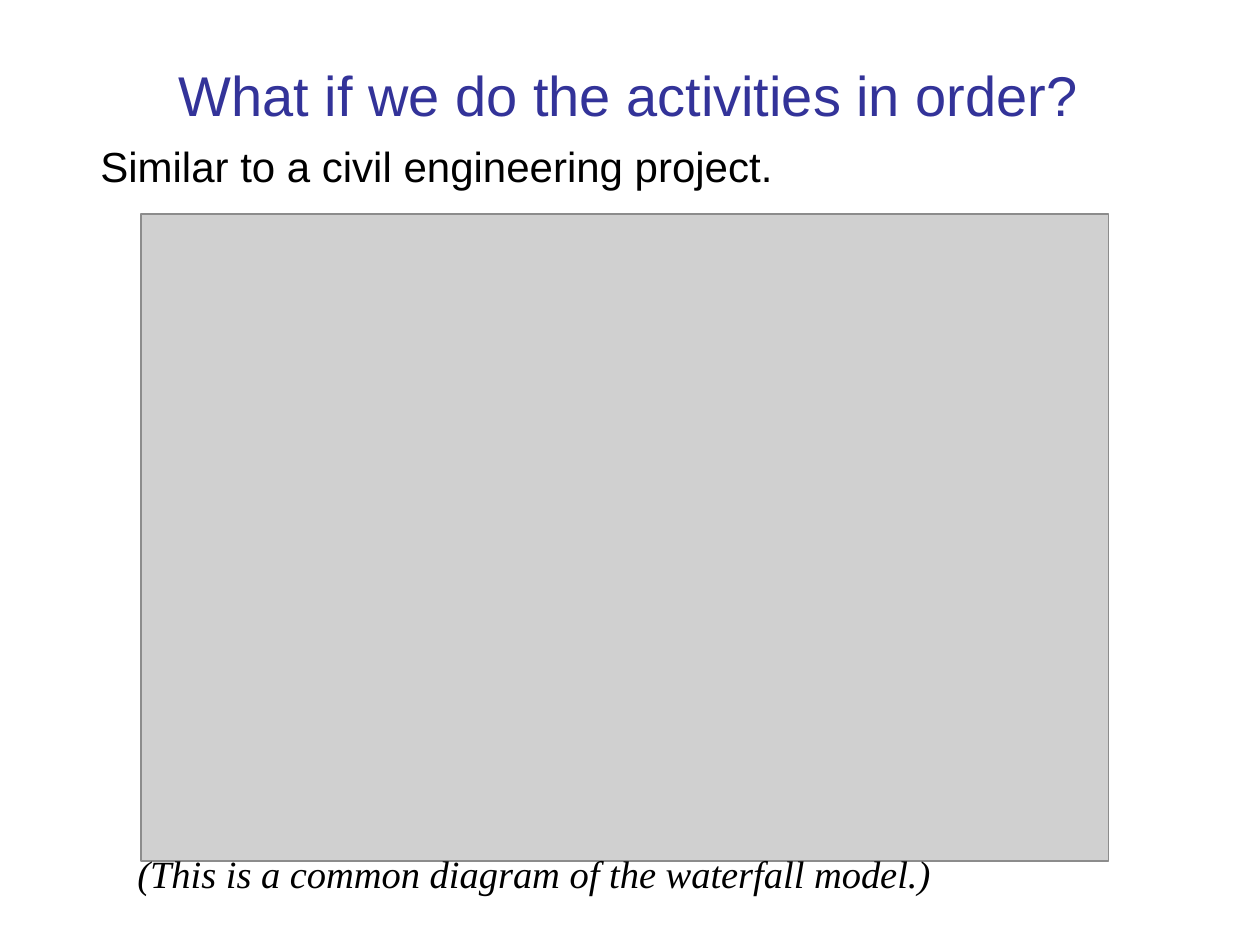
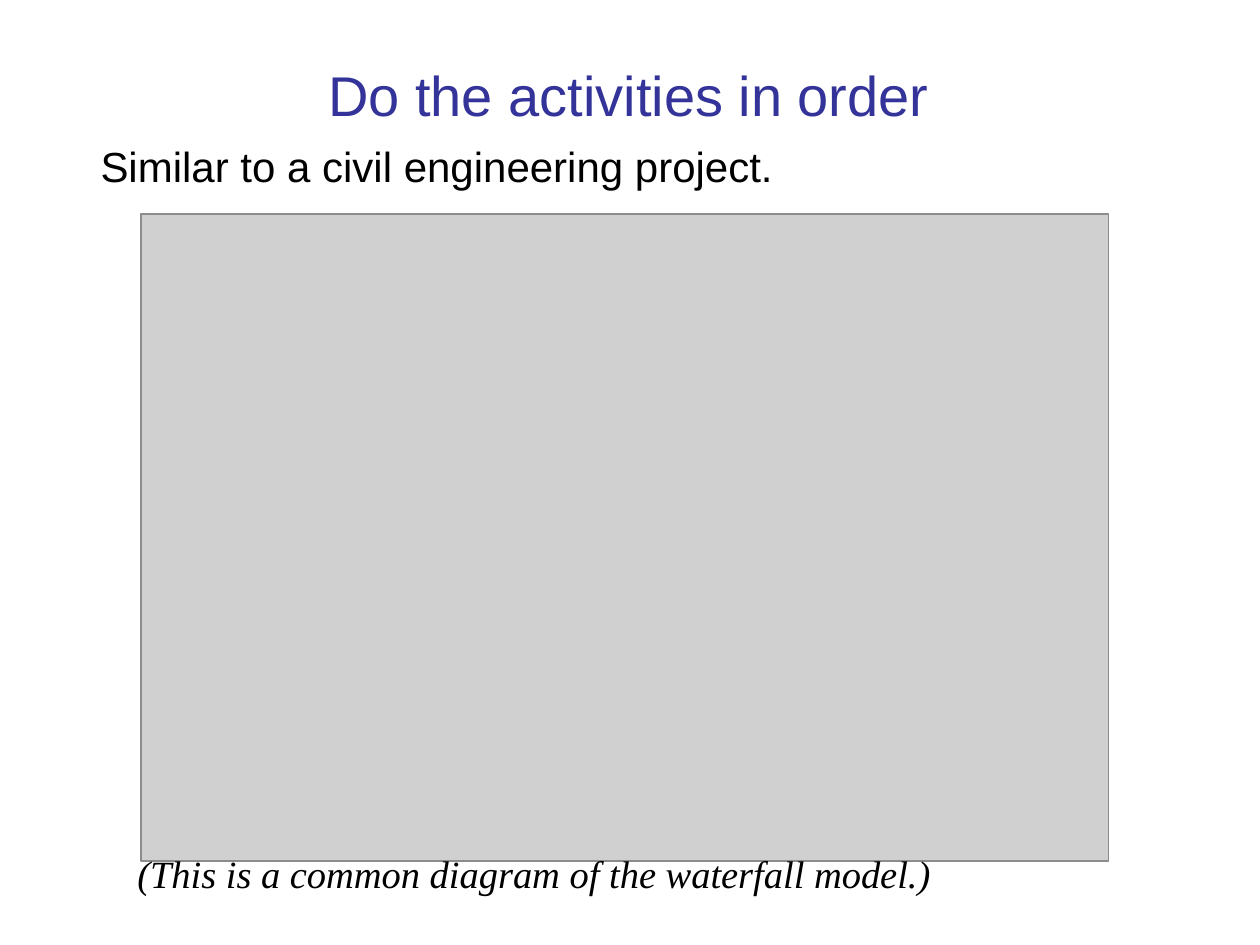
Before and after one commit to cpske/ISP, a slide deck: slide 28 of software-process/Introduction-software-process.ppt (slide 27 before the commit). Drawn at 1260x945 pixels with LibreOffice and Linux fonts; fonts in the diff are those of the drawing; grey boxes stand for pictures. Boxes give left, top, right and bottom in pixels: in the first picture for what was removed or moved away, otherwise in the second. Text is boxed around its words. In the diff, an @@ line names an element or a change of style, - is before the commit and + after.

```diff
--- a/software-process/Introduction-software-process.ppt
+++ b/software-process/Introduction-software-process.ppt
@@ title at box(328, 75, 929, 117): text changed @@
-What if we do the activities in order?
+Do the activities in order
```
Also in this commit, not shown: 12 other slides changed, 2 slides added, 10 other files.
